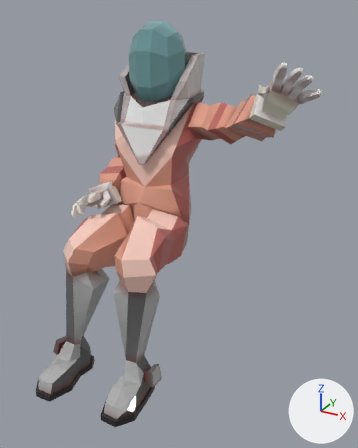
One commit to the FBX model Assets/Models/Interactables/Cockpit/Body_Cockpit.fbx: the scene before it, then after it.
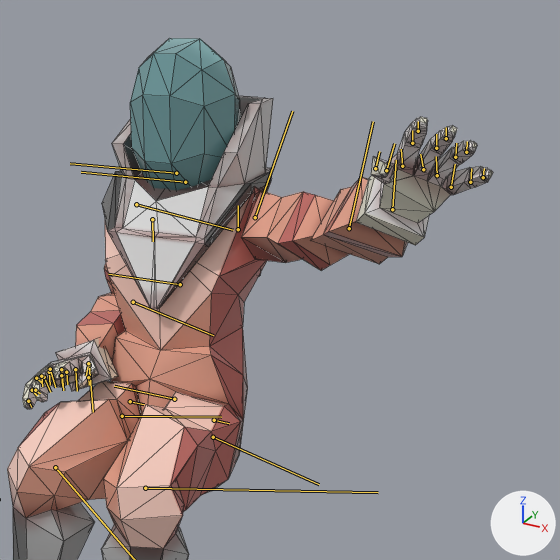
Each version is shown whole from a 50 mm camera at (0.043, -0.0697, 0.08) aimed at (0.0092, -0.0082, 0.0493), then close up on the part from 17% to 100% of the width and 0% to 67% of the height. The lights are fixed; the arrows at lower right show +X, +Y and +Z. Both versions are drawn at frame 114 of the action 'Take 001'; the numbers are the values there. The bones that bend it are drawn over the model as lines in the close-ups. The close-ups show mesh edges as thin lines.

Objects in the first close-up: 'BODY:Mesh'.
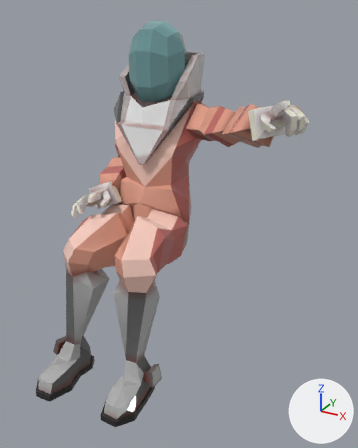
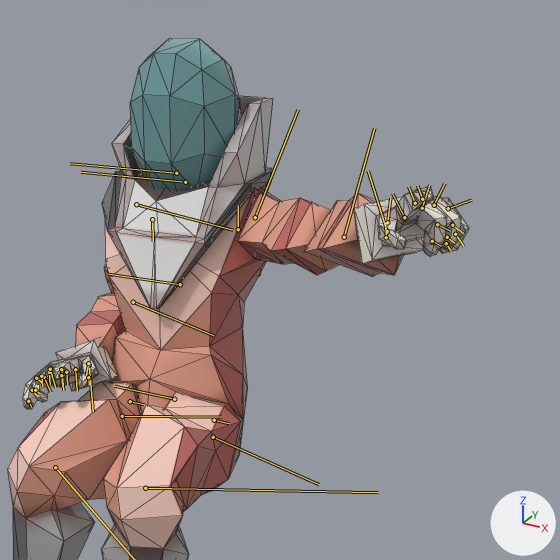
Diff of the bpy script that builds the scene:
```diff
--- a/Assets/Models/Interactables/Cockpit/Body_Cockpit.fbx.py
+++ b/Assets/Models/Interactables/Cockpit/Body_Cockpit.fbx.py
@@ bone_l_shoulder_jnt @@
 bone_l_shoulder_jnt = bpy.data.objects['Scalable_Grp'].pose.bones['L_Shoulder_Jnt']  # child of 'L_Clavicle_Jnt'
-bone_l_shoulder_jnt.rotation_quaternion = (0.964, -0.231, -0.134, 0.019)  # degrees (-28, -14, 6)
+bone_l_shoulder_jnt.rotation_quaternion = (0.966, -0.209, -0.154, -0.018)  # degrees (-25, -18, 2)
@@ bone_l_elbow_jnt @@
 bone_l_elbow_jnt = bpy.data.objects['Scalable_Grp'].pose.bones['L_Elbow_Jnt']  # child of 'L_Shoulder_Jnt'
-bone_l_elbow_jnt.rotation_quaternion = (0.946, -0.012, -0.323, 0.021)  # degrees (-3, -38, 3)
+bone_l_elbow_jnt.rotation_quaternion = (0.956, -0.011, -0.294, 0.02)  # degrees (-2, -34, 3)
@@ bone_l_wrist_jnt @@
 bone_l_wrist_jnt = bpy.data.objects['Scalable_Grp'].pose.bones['L_Wrist_Jnt']  # child of 'L_Elbow_Jnt'
-bone_l_wrist_jnt.rotation_quaternion = (0.986, -0.007, 0.015, 0.168)  # degrees (-1, 2, 19)
+bone_l_wrist_jnt.rotation_quaternion = (0.958, 0.269, 0.084, 0.061)  # degrees (32, 7, 9)
@@ bone_l_finger_5_jnt @@
 bone_l_finger_5_jnt = bpy.data.objects['Scalable_Grp'].pose.bones['L_Finger_5_Jnt']  # child of 'L_Wrist_Jnt'
-bone_l_finger_5_jnt.location = (-0.01, 0.0, 0.0)
-bone_l_finger_5_jnt.rotation_quaternion = (0.993, -0.004, -0.003, -0.122)  # degrees (0, 0, -14)
+bone_l_finger_5_jnt.location = (0.0, 0.01, 0.0)
+bone_l_finger_5_jnt.rotation_quaternion = (0.692, -0.246, 0.066, -0.675)  # degrees (-26, -14, -85)
@@ bone_l_finger_5_1_jnt @@
 bone_l_finger_5_1_jnt = bpy.data.objects['Scalable_Grp'].pose.bones['L_Finger_5_1_Jnt']  # child of 'L_Finger_5_Jnt'
-bone_l_finger_5_1_jnt.location = (0.0, 0.0, 0.0)
-bone_l_finger_5_1_jnt.rotation_quaternion = (0.998, 0.002, 0.001, 0.068)  # degrees (0, 0, 8)
+bone_l_finger_5_1_jnt.location = (0.0, 0.01, 0.0)
+bone_l_finger_5_1_jnt.rotation_quaternion = (0.841, -0.018, -0.011, -0.541)  # degrees (-1, -2, -65)
@@ bone_l_finger_4_jnt @@
 bone_l_finger_4_jnt = bpy.data.objects['Scalable_Grp'].pose.bones['L_Finger_4_Jnt']  # child of 'L_Wrist_Jnt'
-bone_l_finger_4_jnt.location = (-0.01, 0.0, 0.0)
-bone_l_finger_4_jnt.rotation_quaternion = (0.99, 0.005, 0.003, 0.142)  # degrees (1, 0, 16)
+bone_l_finger_4_jnt.location = (-0.01, 0.01, 0.0)
+bone_l_finger_4_jnt.rotation_quaternion = (0.895, -0.015, -0.009, -0.447)  # degrees (-1, -2, -53)
@@ bone_l_finger_4_1_jnt @@
 bone_l_finger_4_1_jnt = bpy.data.objects['Scalable_Grp'].pose.bones['L_Finger_4_1_Jnt']  # child of 'L_Finger_4_Jnt'
-bone_l_finger_4_1_jnt.rotation_quaternion = (0.994, -0.004, -0.002, -0.112)  # degrees (0, 0, -13)
+bone_l_finger_4_1_jnt.rotation_quaternion = (0.808, -0.02, -0.012, -0.589)  # degrees (-1, -2, -72)
@@ bone_l_finger_3_jnt @@
 bone_l_finger_3_jnt = bpy.data.objects['Scalable_Grp'].pose.bones['L_Finger_3_Jnt']  # child of 'L_Wrist_Jnt'
-bone_l_finger_3_jnt.location = (-0.01, 0.0, 0.0)
-bone_l_finger_3_jnt.rotation_quaternion = (0.996, 0.003, 0.002, 0.085)  # degrees (0, 0, 10)
+bone_l_finger_3_jnt.location = (-0.01, 0.01, 0.0)
+bone_l_finger_3_jnt.rotation_quaternion = (0.861, -0.017, -0.01, -0.509)  # degrees (-1, -2, -61)
@@ bone_l_finger_3_1_jnt @@
 bone_l_finger_3_1_jnt = bpy.data.objects['Scalable_Grp'].pose.bones['L_Finger_3_1_Jnt']  # child of 'L_Finger_3_Jnt'
-bone_l_finger_3_1_jnt.rotation_quaternion = (0.995, -0.003, -0.002, -0.102)  # degrees (0, 0, -12)
+bone_l_finger_3_1_jnt.rotation_quaternion = (0.797, -0.02, -0.012, -0.604)  # degrees (-1, -3, -74)
```

Boxes [x1, y1, x2, y2] around the edits, measured in the close-ups (560 x 560 px):
'BODY:Mesh', posed: before [7, 38, 493, 560]; after [7, 38, 469, 560]
bone 'L_Shoulder_Jnt', root to tip: before (255, 217) to (292, 111); after (255, 217) to (298, 109)
bone 'L_Elbow_Jnt', root to tip: before (349, 228) to (373, 121); after (344, 237) to (374, 128)
bone 'L_Wrist_Jnt', root to tip: before (392, 209) to (396, 160); after (387, 231) to (368, 171)
bone 'L_Finger_5_Jnt', root to tip: before (451, 187) to (455, 164); after (448, 208) to (471, 200)
bone 'L_Finger_5_1_Jnt', root to tip: before (470, 182) to (471, 168); after (455, 234) to (463, 246)
bone 'L_Finger_4_Jnt', root to tip: before (423, 169) to (420, 154); after (422, 208) to (429, 185)
bone 'L_Finger_4_1_Jnt', root to tip: before (436, 148) to (436, 134); after (437, 224) to (450, 231)
bone 'L_Finger_3_Jnt', root to tip: before (437, 175) to (436, 156); after (434, 205) to (444, 183)
bone 'L_Finger_3_1_Jnt', root to tip: before (455, 157) to (456, 143); after (452, 225) to (463, 233)
